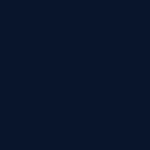
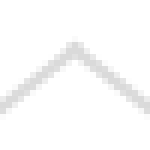
Two versions of the same layered image (150×150). Layer-by-layer changes:
added layer "Shape 2 copy 2" above "Shape 2 copy" over [0, 36, 150, 120]
hid "Shape 1" over [0, 0, 150, 150]
